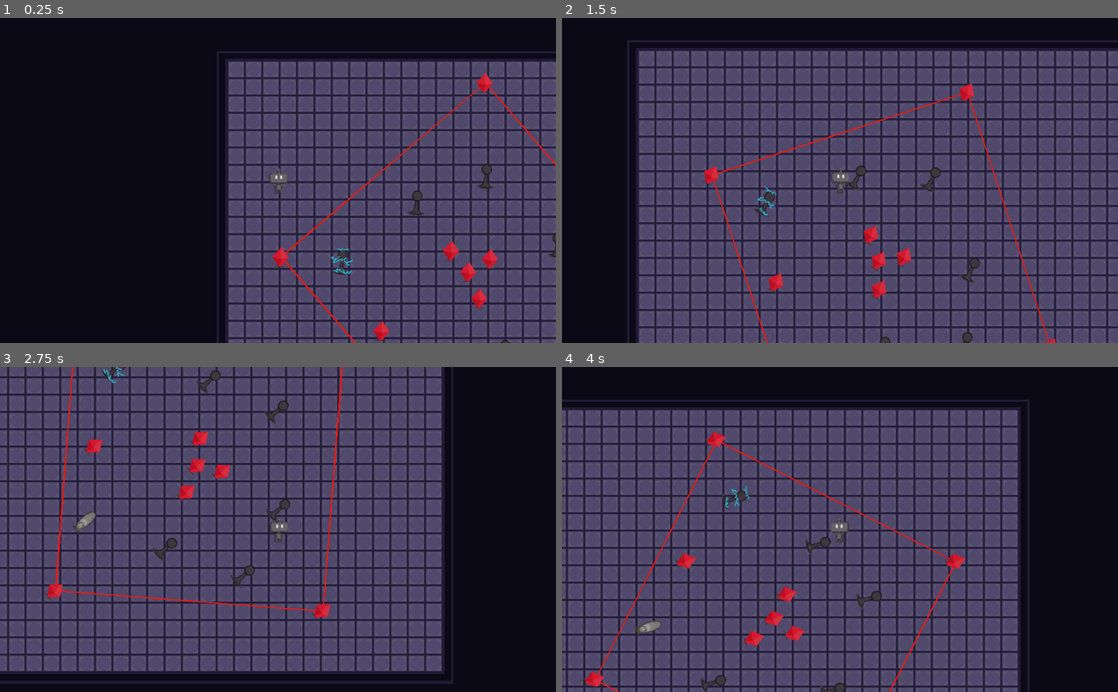
Above: before the commit, frames 1-4 (two rows, left to right).
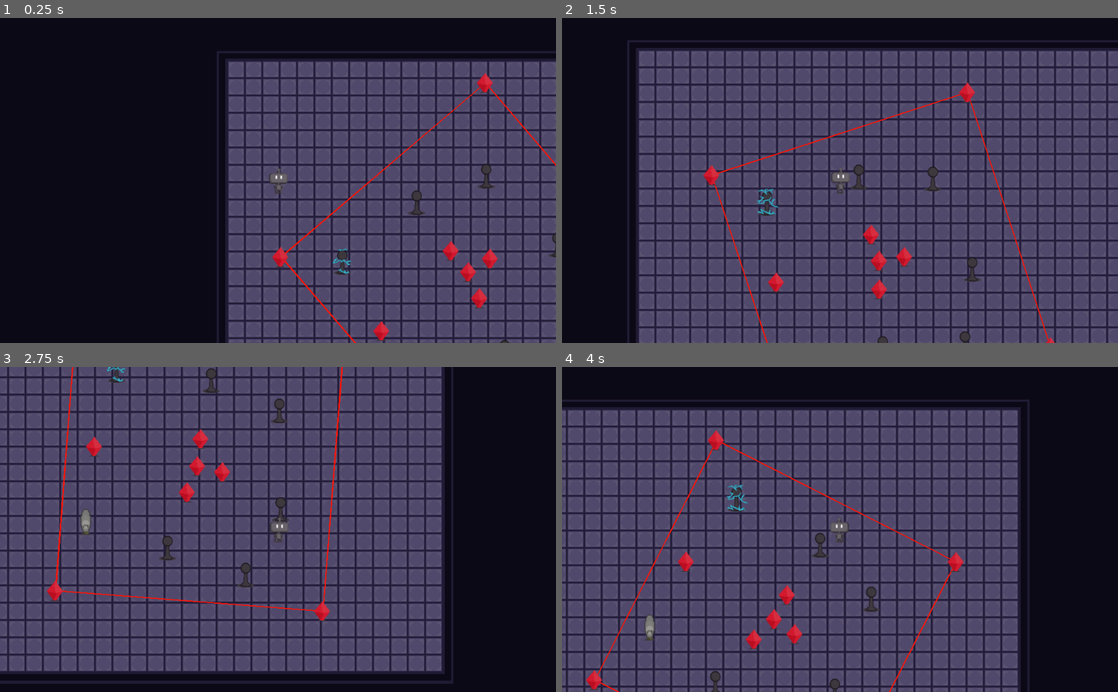
Above: after the commit, the same moments.

Repository: agusmao/connection
Game: Godot game, scene res://Levels/Level8.tscn
The game is run twice, just before and just after one commit, with the same random seed, the same clock (stepped at 60 frames per second) and the same inputs. This scene is started directly instead of the project's main scene.
Inputs:
- Up to frame 1 (0.25 s): no input
- Up to frame 2 (1.5 s): hold Right (ui_right) 0.53-1.28 s; hold Down (ui_down) from 1.28 s (still down)
- Up to frame 3 (2.75 s): release Down (ui_down) at 2.03 s; hold Right (ui_right) from 2.03 s (still down)
- Up to frame 4 (4 s): release Right (ui_right) at 2.78 s; hold Up (ui_up) 2.78-3.53 s; hold Left (ui_left) from 3.53 s (still down)

The runs differ from the first frame. In frame 1, 0.2% of the frame differs, in the area x 48-100%, y 17-100%; in frame 2, 0.8%; in frame 3, 1.2%; in frame 4, 1.3%, in the area x 4-73%, y 19-100%.

Commit message:
fix rotation

Diff:
--- a/Items/SourceNode.tscn
+++ b/Items/SourceNode.tscn
@@ -16,5 +16,4 @@
 [node name="AnimatedSprite" type="AnimatedSprite" parent="." index="2"]
 frames = ExtResource( 3 )
 animation = "energized"
-frame = 1
 playing = true
--- /dev/null
+++ b/Levels/Level8.gd
@@ -0,0 +1,23 @@
+extends "res://Levels/LevelTemplate.gd"
+
+
+# Declare member variables here. Examples:
+# var a = 2
+# var b = "text"
+
+
+# Called when the node enters the scene tree for the first time.
+func _ready():
+	pass # Replace with function body.
+
+
+func _process(delta):
+	var rotation = $YSort/Nodes.rotation_degrees
+	var diff
+	print(rotation)
+
+	for child in $YSort/Nodes.get_children():
+		child.global_rotation = 0
+
+	for child in $YSort/Blockers.get_children():
+		child.global_rotation = 0
--- a/Levels/Level8.tscn
+++ b/Levels/Level8.tscn
@@ -1,10 +1,11 @@
-[gd_scene load_steps=7 format=2]
+[gd_scene load_steps=8 format=2]
 
 [ext_resource path="res://Levels/LevelTemplate.tscn" type="PackedScene" id=1]
 [ext_resource path="res://Items/Blocker.tscn" type="PackedScene" id=2]
 [ext_resource path="res://Items/SourceNode.tscn" type="PackedScene" id=3]
 [ext_resource path="res://Items/TargetNode.tscn" type="PackedScene" id=4]
 [ext_resource path="res://Items/NormalNode.tscn" type="PackedScene" id=5]
+[ext_resource path="res://Levels/Level8.gd" type="Script" id=6]
 
 [sub_resource type="Animation" id=1]
 resource_name = "rotateItems"
@@ -37,6 +38,7 @@
 }
 
 [node name="LevelTemplate" instance=ExtResource( 1 )]
+script = ExtResource( 6 )
 
 [node name="TileMap" parent="." index="0"]
 position = Vector2( 0, -70 )
